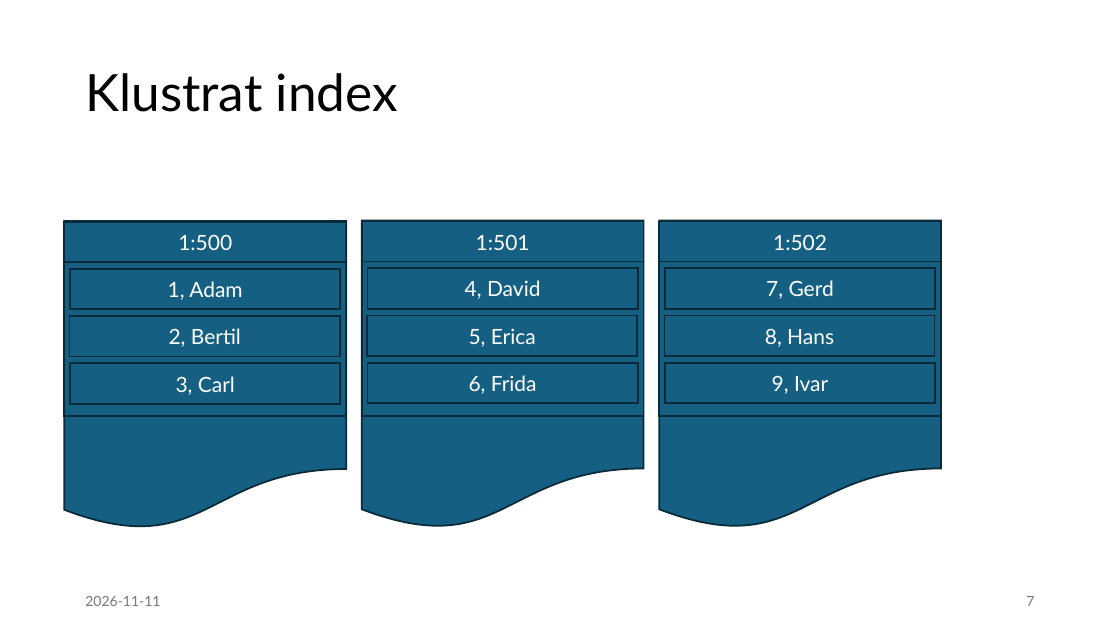
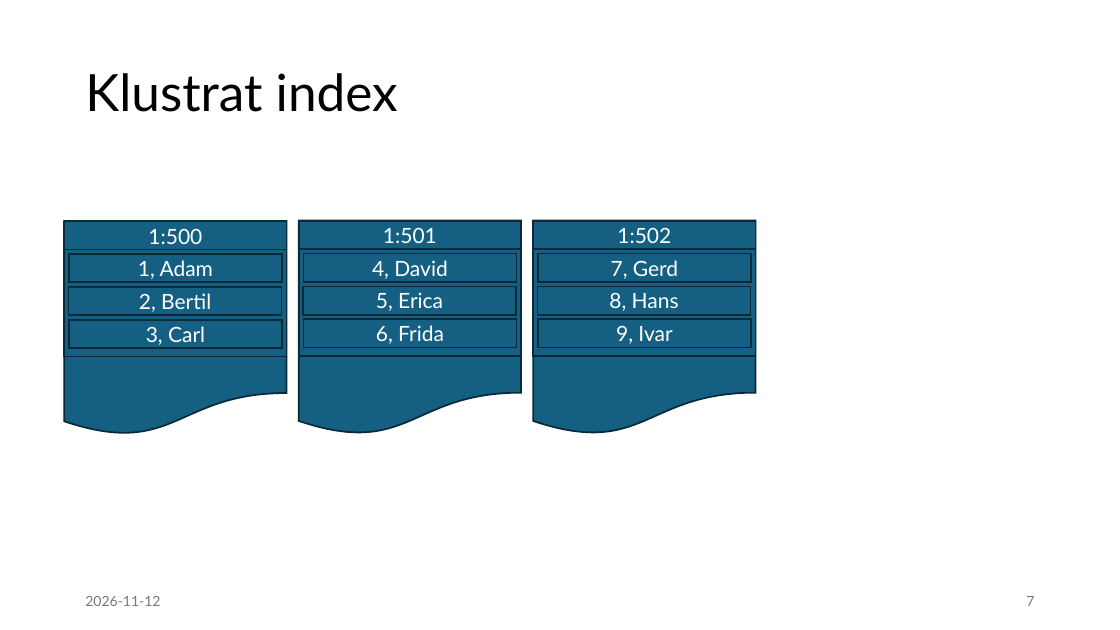
Before and after one commit to moppis/indexing, a slide deck: slide 7 of presentation/Indexering.pptx. Drawn at 1120x630 pixels with LibreOffice and Linux fonts; fonts in the diff are those of the drawing. Boxes give left, top, right and bottom in pixels: in the first picture for what was removed or moved away, otherwise in the second. Text is boxed around its words. In the diff, an @@ line names an element or a change of style, - is before the commit and + after.

```diff
--- a/presentation/Indexering.pptx
+++ b/presentation/Indexering.pptx
@@ rectangle "1:500": place and size @@
-rectangle "1:500" at [65, 222, 346, 262]
+rectangle "1:500" at [65, 222, 287, 250]
@@ flow chart document: place and size @@
-flow chart document at [65, 221, 346, 530]
+flow chart document at [65, 221, 287, 435]
@@ rectangle "1:501": place and size @@
-rectangle "1:501" at [362, 222, 644, 262]
+rectangle "1:501" at [299, 221, 521, 250]
@@ flow chart document: place and size @@
-flow chart document at [362, 221, 644, 530]
+flow chart document at [299, 221, 521, 435]
@@ rectangle "1:502": place and size @@
-rectangle "1:502" at [660, 222, 941, 262]
+rectangle "1:502" at [534, 221, 755, 250]
@@ flow chart document: place and size @@
-flow chart document at [660, 221, 941, 530]
+flow chart document at [534, 221, 755, 435]
@@ rectangle: place and size @@
-rectangle at [65, 262, 346, 417]
+rectangle at [65, 250, 287, 357]
@@ rectangle "1, Adam": place and size @@
-rectangle "1, Adam" at [71, 269, 341, 309]
+rectangle "1, Adam" at [69, 254, 282, 282]
@@ rectangle: place and size @@
-rectangle at [362, 261, 644, 416]
+rectangle at [299, 249, 521, 356]
@@ rectangle "4, David": place and size @@
-rectangle "4, David" at [368, 268, 639, 308]
+rectangle "4, David" at [303, 254, 517, 282]
@@ rectangle: place and size @@
-rectangle at [660, 261, 941, 416]
+rectangle at [534, 249, 755, 356]
@@ rectangle "7, Gerd": place and size @@
-rectangle "7, Gerd" at [665, 268, 936, 308]
+rectangle "7, Gerd" at [538, 254, 751, 282]
@@ rectangle "2, Bertil": place and size @@
-rectangle "2, Bertil" at [70, 316, 340, 356]
+rectangle "2, Bertil" at [69, 287, 282, 315]
@@ rectangle "5, Erica": place and size @@
-rectangle "5, Erica" at [367, 316, 638, 356]
+rectangle "5, Erica" at [303, 287, 517, 315]
@@ rectangle "8, Hans": place and size @@
-rectangle "8, Hans" at [665, 316, 935, 356]
+rectangle "8, Hans" at [538, 287, 751, 315]
@@ rectangle "3, Carl": place and size @@
-rectangle "3, Carl" at [71, 363, 341, 403]
+rectangle "3, Carl" at [69, 320, 282, 349]
@@ rectangle "6, Frida": place and size @@
-rectangle "6, Frida" at [368, 363, 639, 403]
+rectangle "6, Frida" at [303, 319, 517, 348]
@@ rectangle "9, Ivar": place and size @@
-rectangle "9, Ivar" at [665, 363, 936, 403]
+rectangle "9, Ivar" at [538, 319, 751, 348]
@@ text at [85, 596, 160, 606]: text changed @@
-2026-11-11
+2026-11-12
```
Also in this commit, not shown: 19 other slides changed.
